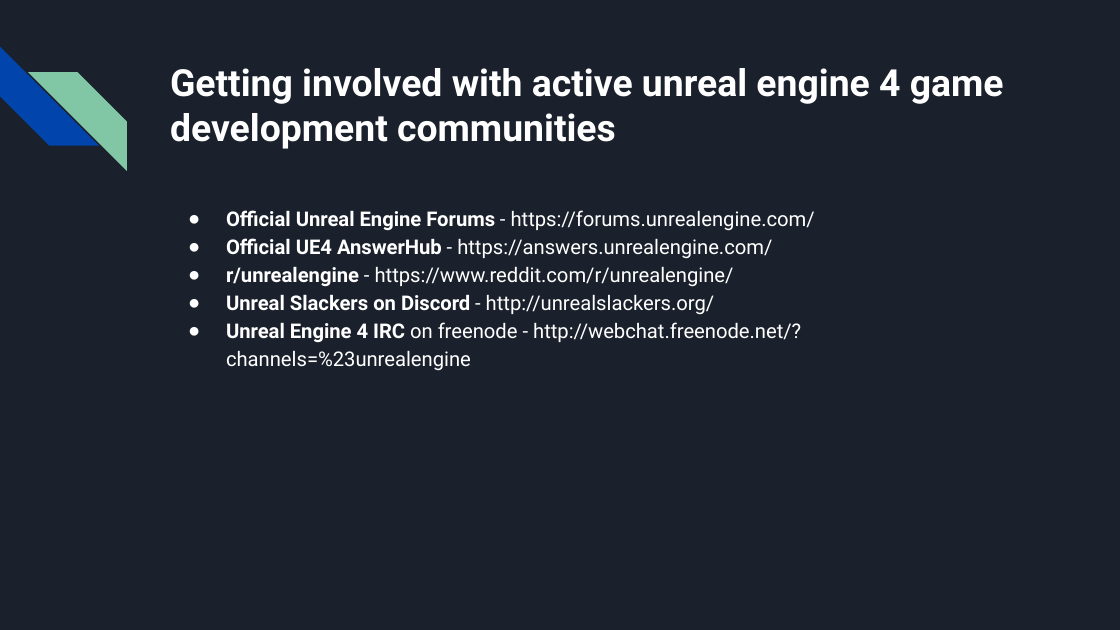
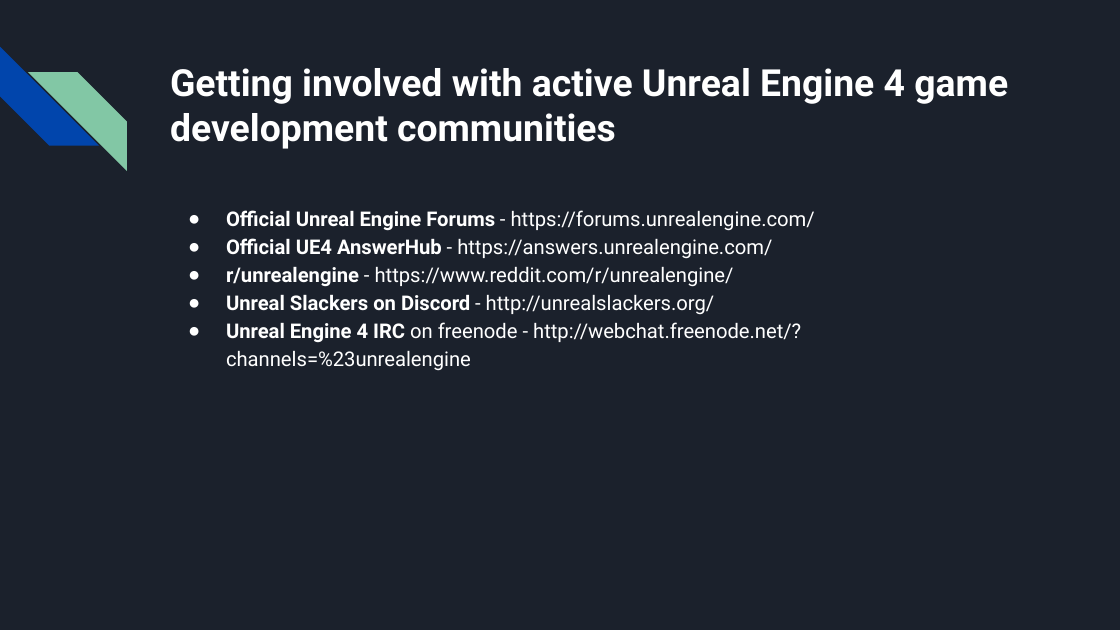
Before and after one commit to NuLL3rr0r/babaei-net-blog-source, a slide deck: slide 31 of content/en/post/2019-01-13-hackyourfuture-first-game-development-workshop-report/hackyourfuture-introduction-to-unreal-engine-4-game-development-using-blueprint.pptx. Drawn at 1120x630 pixels with LibreOffice and Linux fonts; fonts in the diff are those of the drawing. Boxes give left, top, right and bottom in pixels: in the first picture for what was removed or moved away, otherwise in the second. Text is boxed around its words. In the diff, an @@ line names an element or a change of style, - is before the commit and + after.

```diff
--- a/content/en/post/2019-01-13-hackyourfuture-first-game-development-workshop-report/hackyourfuture-introduction-to-unreal-engine-4-game-development-using-blueprint.pptx
+++ b/content/en/post/2019-01-13-hackyourfuture-first-game-development-workshop-report/hackyourfuture-introduction-to-unreal-engine-4-game-development-using-blueprint.pptx
@@ text at (170,68,1008,149): text changed @@
-Getting involved with active unreal engine 4 game development communities
+Getting involved with active Unreal Engine 4 game development communities
```
Also in this commit, not shown: 4 other slides changed, 2 other files.
